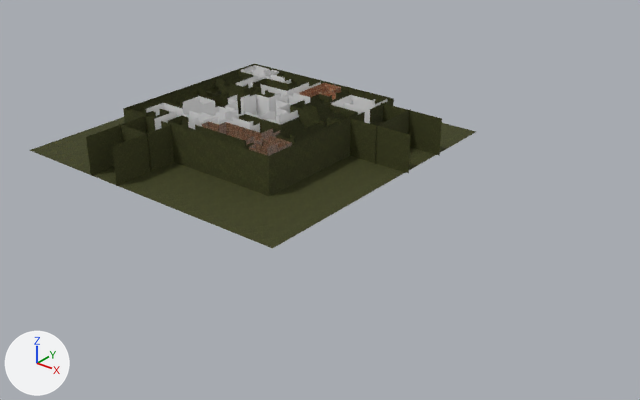
Renders of the FBX model Assets/Models/Labyrinth.fbx from each side of a commit.
The view is the same before and after, from a 50 mm camera at (132.8, -136.3, 74.5) aimed at (26.0, -2.8, -8.3). The axes (+X, +Y, +Z) are drawn at lower left. The lights are the same throughout. Where no turn or scale is listed for an object, it has been applied to the vertices. Vertices at the same position are counted once.

Objects in the first picture: 'Floor', 'Floor.001', 'Floor.002', 'Labyrinth', 'Plane', 'Plane.001', 'Plane.002', 'Plane.003'.
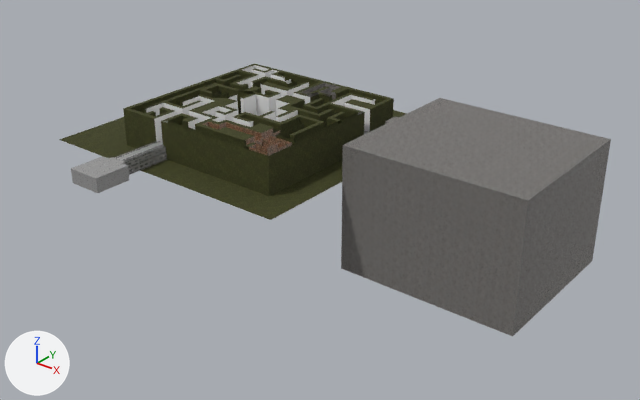
Pixel boxes [x1, y1, x2, y2] of what changed, in the pictures (640 x 400 px; the box of a moved part takes in the faces that stretch with it):
'HiddenHouse', added: after [341, 98, 611, 336]
'Floor', reshaped: before [30, 117, 476, 248]; after [60, 110, 407, 220]
'Plane', deleted: before [112, 125, 174, 186]
'Plane.003', deleted: before [348, 118, 410, 174]
'StartHouse', added: after [71, 156, 129, 193]
'Plane.002', deleted: before [381, 103, 442, 156]
'Plane.001', deleted: before [86, 116, 146, 175]
'TunnelEntracne', added: after [114, 141, 167, 175]
'Floor.002', deleted: before [375, 109, 411, 163]
'Floor.001', deleted: before [119, 124, 152, 172]
part 1 of me_plane, moved or reshaped: before [30, 123, 476, 248]; after [60, 131, 343, 220]
part 2 of me_cube_009, surface changed (brown to grey): [300, 83, 370, 124] in both

What changed in the scene script:
```text
Add mat_w_lastroomdown:
    mat_w_lastroomdown = bpy.data.materials.new('W-LastRoomDown')
    # uses the picture img_texturescom_concrete_roughwall_512_albedo_png
    # uses the picture img_texturescom_concrete_roughwall_512_normal_png
Add mat_hiddenroom:
    mat_hiddenroom = bpy.data.materials.new('HiddenRoom')
    # uses the picture img_texturescom_concrete_wallabstract_512_albedo_png
    # uses the picture img_texturescom_concrete_wallabstract_512_normal_png
    # uses the picture img_texturescom_concrete_wallabstract_512_roughness_png
Add mat_starthouse:
    mat_starthouse = bpy.data.materials.new('StartHouse')
    # uses the picture img_texturescom_scifi_panel_512_albedo_png
    # uses the picture img_texturescom_scifi_panel_512_metallic_png
    # uses the picture img_texturescom_scifi_panel_512_normal_png
    # uses the picture img_texturescom_scifi_panel_512_roughness_png
Add mat_starthousefloor:
    mat_starthousefloor = bpy.data.materials.new('StartHouseFloor')
    # uses the picture img_texturescom_scifi_floor4_512_albedo_png
    # uses the picture img_texturescom_scifi_floor4_512_metallic_png
    # uses the picture img_texturescom_scifi_floor4_512_normal_png
    # uses the picture img_texturescom_scifi_floor4_512_roughness_png
Add mat_tunnelwall:
    mat_tunnelwall = bpy.data.materials.new('TunnelWall')
    # uses the picture img_texturescom_scifi_panel5_512_albedo_png
    # uses the picture img_texturescom_scifi_panel5_512_metallic_png
    # uses the picture img_texturescom_scifi_panel5_512_normal_png
    # uses the picture img_texturescom_scifi_panel5_512_roughness_png
Add mat_tunnelfloor:
    mat_tunnelfloor = bpy.data.materials.new('TunnelFloor')
    # uses the picture img_texturescom_scifi_floor_512_albedo_png
    # uses the picture img_texturescom_scifi_floor_512_metallic_png
    # uses the picture img_texturescom_scifi_floor_512_normal_png
    # uses the picture img_texturescom_scifi_floor_512_roughness_png
Change me_cube_009:
    remove me_cube_009.from_pydata(...)  # 492 vertices, 246 faces; spans x -14.0..28.0, y -21.0..21.0, z 0.0..8.5
    add me_cube_009.from_pydata(...)  # 560 vertices, 379 faces; spans x -14.0..28.0, y -21.0..21.0, z -4.0..8.5
    me_cube_009 part 2: 11 kept faces spanning x 9.0..28.0, y 10.0..20.0, z 0.0..8.5 get new texture (UV) coordinates
    add me_cube_009.materials.append(mat_concrete)
    add me_cube_009.materials.append(mat_w_lastroomdown)
Change me_plane:
    remove me_plane.from_pydata(...)  # 225 vertices, 196 faces; spans x -35.3..35.3, y -35.8..34.8, z 0.0
    add me_plane.from_pydata(...)  # 225 vertices, 192 faces; spans x -35.3..27.9, y -27.9..34.8, z 0.0
    me_plane part 1: 29 vertices moved from x -35.3..35.3, y -35.8..34.8, z 0.0 to x -35.3..27.9, y -27.9..34.8, z 0.0
Remove ob_plane_003:
    ob_plane_003 = bpy.data.objects.new('Plane.003', me_plane_011)
Remove ob_plane:
    ob_plane = bpy.data.objects.new('Plane', me_plane_003)
Remove ob_floor_001:
    ob_floor_001 = bpy.data.objects.new('Floor.001', me_plane_008)
Remove ob_floor_002:
    ob_floor_002 = bpy.data.objects.new('Floor.002', me_plane_009)
Remove ob_plane_002:
    ob_plane_002 = bpy.data.objects.new('Plane.002', me_plane_010)
Remove ob_plane_001:
    ob_plane_001 = bpy.data.objects.new('Plane.001', me_plane_007)
Add ob_hiddenhouse:
    ob_hiddenhouse = bpy.data.objects.new('HiddenHouse', me_cube_013)  # 172 vertices, 180 faces; spans x -12.2..28.8, y -18.0..18.0, z -16.7..11.3
    ob_hiddenhouse.location = (46.2, 11.1, -3.3)
Add ob_starthouse:
    ob_starthouse = bpy.data.objects.new('StartHouse', me_cube_007)  # 112 vertices, 116 faces; spans x -2.5..5.3, y -8.5..0.5, z -0.5..2.7
    ob_starthouse.location = (-4.4, -32.5, 0.5)
Add ob_tunnelentracne:
    ob_tunnelentracne = bpy.data.objects.new('TunnelEntracne', me_tunnel_001)  # 68 vertices, 42 faces; spans x -1.89..1.91, y -8.94..3.06, z -1.64..1.66
    ob_tunnelentracne.location = (-3.0, -23.0, 1.5)
```
